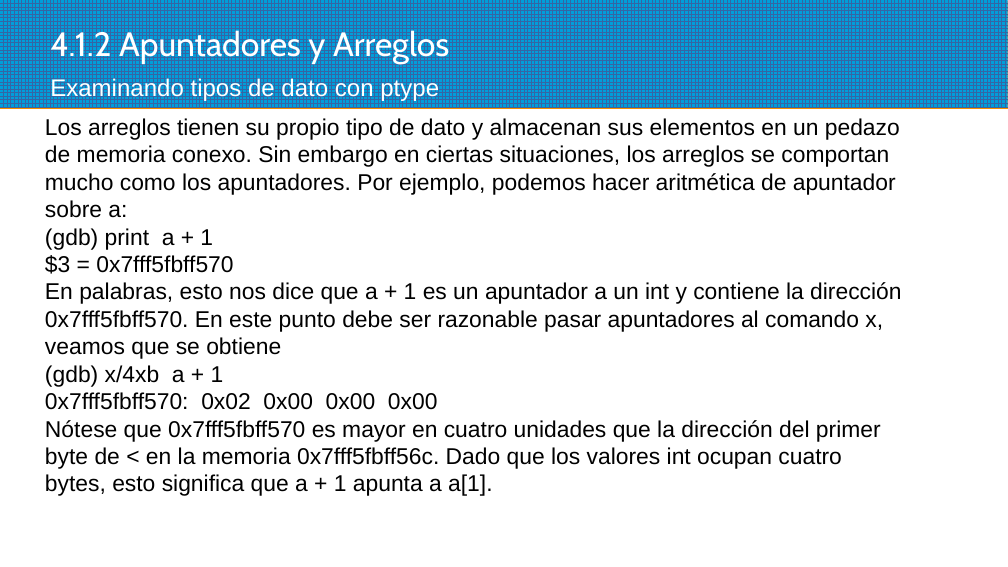
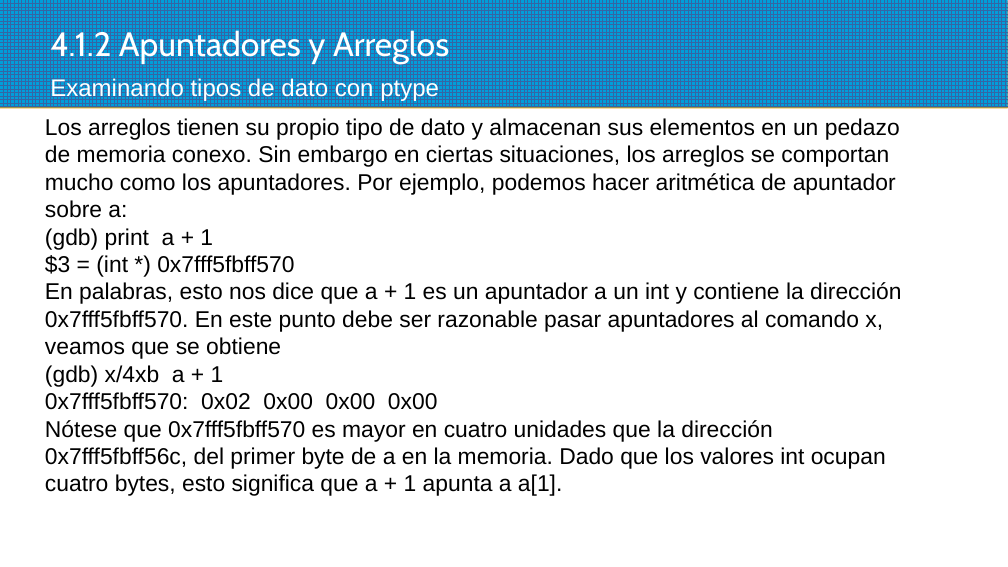
Before and after one commit to programacionestructurada/2021-2, a slide deck: slide 19 of U4_Manejo_de_Apuntadores_y_Estructuras/U4_Manejo_de_Apuntadores_y _Estructuras__4_1_Apuntadores_y_variables.pptx. Drawn at 1008x567 pixels with LibreOffice and Linux fonts; fonts in the diff are those of the drawing; background and template pictures are left out. Boxes give left, top, right and bottom in pixels: in the first picture for what was removed or moved away, otherwise in the second. Text is boxed around its words. In the diff, an @@ line names an element or a change of style, - is before the commit and + after.

```diff
--- a/U4_Manejo_de_Apuntadores_y_Estructuras/U4_Manejo_de_Apuntadores_y _Estructuras__4_1_Apuntadores_y_variables.pptx
+++ b/U4_Manejo_de_Apuntadores_y_Estructuras/U4_Manejo_de_Apuntadores_y _Estructuras__4_1_Apuntadores_y_variables.pptx
@@ text at bbox=[45, 255, 294, 277]: text changed @@
-$3 = 0x7fff5fbff570
+$3 = (int *) 0x7fff5fbff570
@@ text at bbox=[45, 420, 886, 496]: text changed @@
-Nótese que 0x7fff5fbff570 es mayor en cuatro unidades que la dirección del primer byte de < en la memoria 0x7fff5fbff56c. Dado que los valores int ocupan cuatro bytes, esto significa que a + 1 apunta a a[1].
+Nótese que 0x7fff5fbff570 es mayor en cuatro unidades que la dirección 0x7fff5fbff56c, del primer byte de a en la memoria. Dado que los valores int ocupan cuatro bytes, esto significa que a + 1 apunta a a[1].
```
Also in this commit, not shown: 5 other slides changed, 12 slides added, 1 slide removed, 16 other files.
